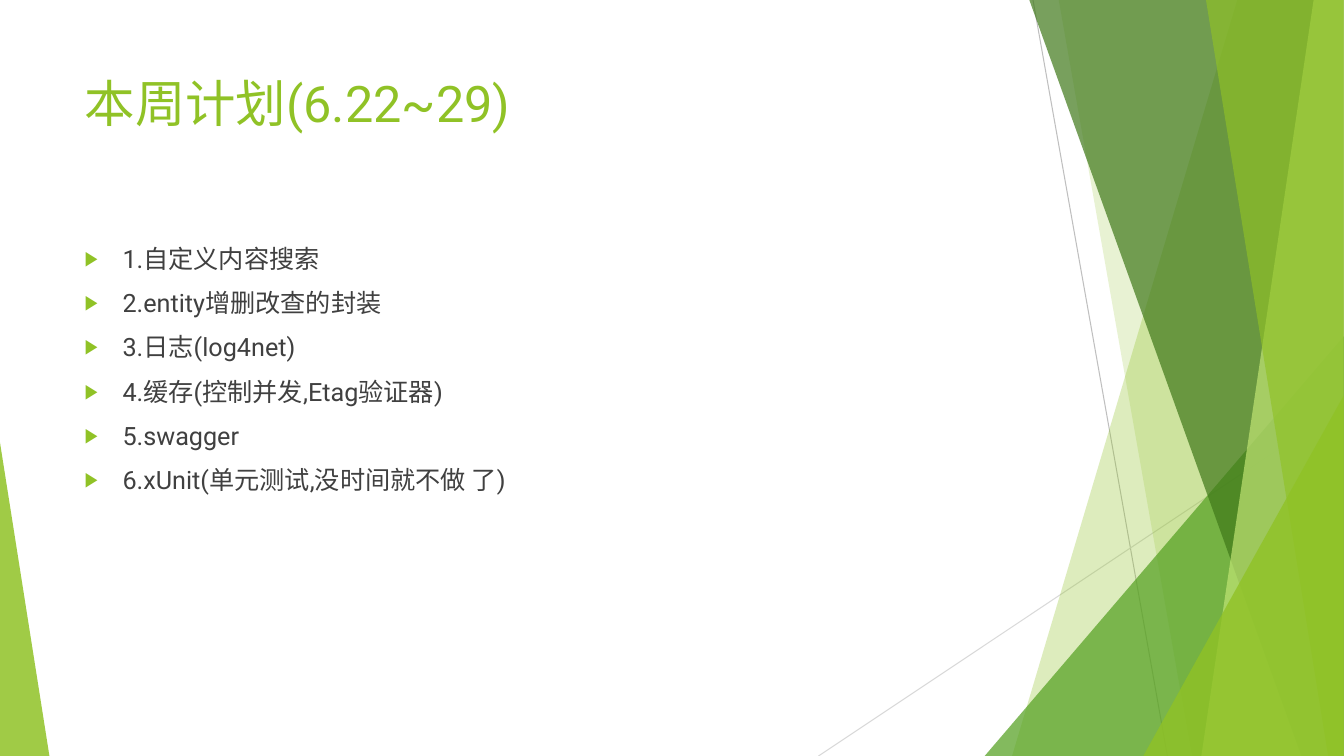
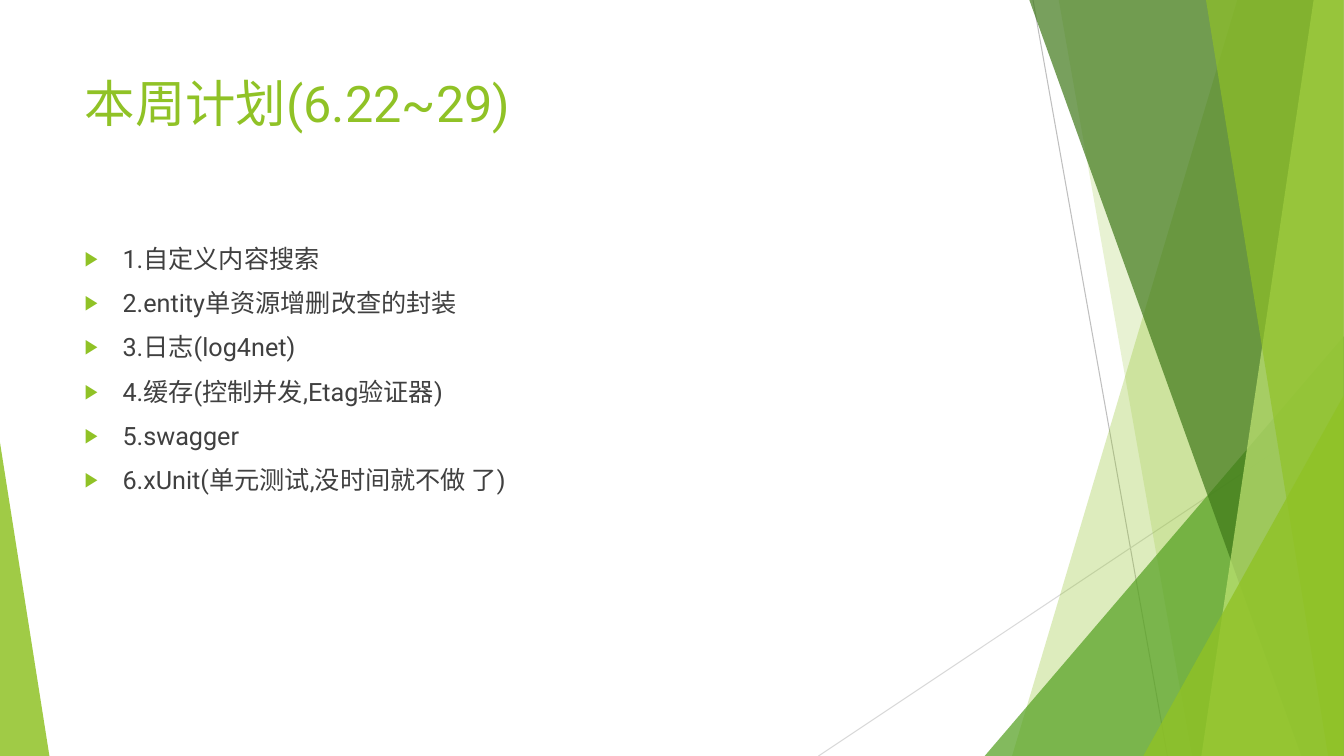
Before and after one commit to sun198986/Station, a slide deck: slide 17 of 后端设计.pptx (slide 15 before the commit). Drawn at 1344x756 pixels with LibreOffice and Linux fonts; fonts in the diff are those of the drawing. Boxes give left, top, right and bottom in pixels: in the first picture for what was removed or moved away, otherwise in the second. Text is boxed around its words. In the diff, an @@ line names an element or a change of style, - is before the commit and + after.

```diff
--- a/后端设计.pptx
+++ b/后端设计.pptx
@@ text at box(123, 291, 458, 318): text changed @@
-▶ 2.entity增删改查的封装
+▶ 2.entity单资源增删改查的封装
```
Also in this commit, not shown: 4 other slides changed, 1 slide added.
